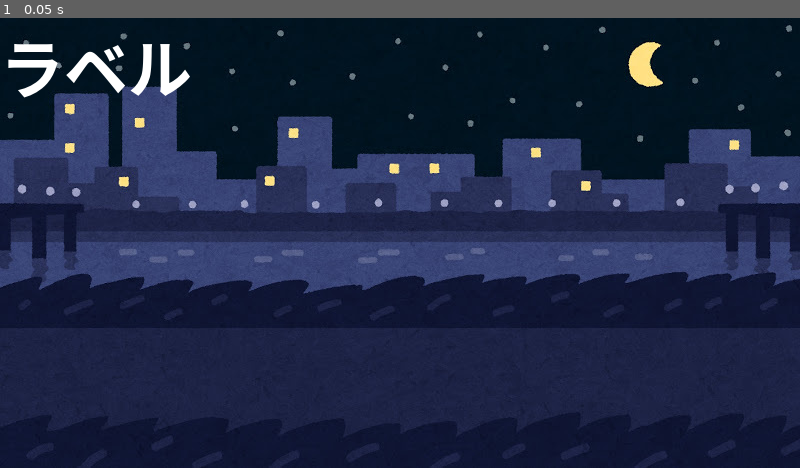
Above: before the commit, frame 1.
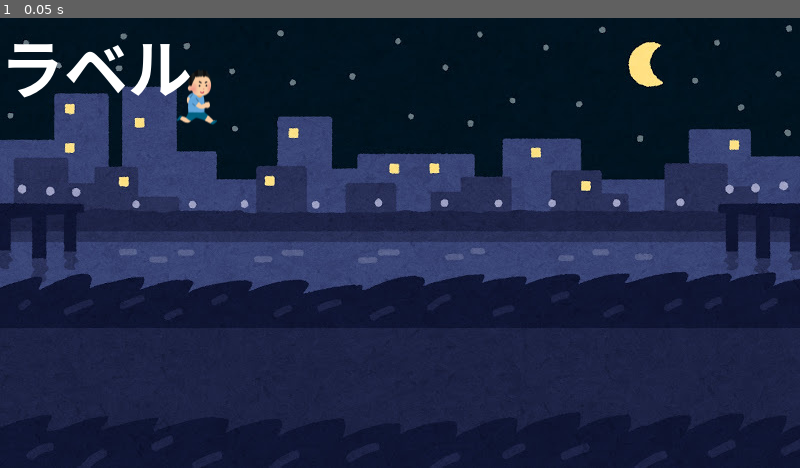
Above: after the commit, the same moment.

Repository: Rio22040/5
Game: Godot game, scene res://my_world.tscn
Two runs of this game, one before a commit and one after it. Both use one fixed random seed, a clock stepped at 60 frames per second and the inputs below. The project has no main scene, so this scene is started directly.
Inputs:
- Up to frame 1 (0.05 s): no input

The runs differ from the first frame. In frame 1, 0.3% of the frame differs, in the area x 22-28%, y 11-24%.

Commit message:
AがTARO追加

Diff:
--- a/game5/my_world.tscn
+++ b/game5/my_world.tscn
@@ -3,9 +3,13 @@
 [ext_resource type="PackedScene" uid="uid://6o7fxp26ru0v" path="res://world.tscn" id="1_cery3"]
 [ext_resource type="Script" uid="uid://wtcnsqp8n6dp" path="res://my_world.gd" id="2_1u75a"]
 [ext_resource type="Texture2D" uid="uid://cu8r7k323oo07" path="res://img/MyWorld.jpg" id="3_asled"]
+[ext_resource type="PackedScene" uid="uid://lnb6otiwxfys" path="res://taro.tscn" id="4_1u75a"]
 
 [node name="MyWorld" unique_id=1137961271 instance=ExtResource("1_cery3")]
 script = ExtResource("2_1u75a")
 
 [node name="Sprite2D" parent="." index="0" unique_id=1597890546]
 texture = ExtResource("3_asled")
+
+[node name="TARO" parent="." index="2" unique_id=1239789849 instance=ExtResource("4_1u75a")]
+position = Vector2(196, 79)
--- /dev/null
+++ b/game5/taro.gd
@@ -0,0 +1,11 @@
+extends Actor
+
+
+# Called when the node enters the scene tree for the first time.
+func _ready() -> void:
+	pass # Replace with function body.
+
+
+# Called every frame. 'delta' is the elapsed time since the previous frame.
+func _process(delta: float) -> void:
+	pass
--- /dev/null
+++ b/game5/taro.tscn
@@ -0,0 +1,18 @@
+[gd_scene format=3 uid="uid://lnb6otiwxfys"]
+
+[ext_resource type="PackedScene" uid="uid://bpyevpyu03sxt" path="res://actor.tscn" id="1_b0wuf"]
+[ext_resource type="Script" uid="uid://4i3mbt1ci3a7" path="res://taro.gd" id="2_13paa"]
+[ext_resource type="Texture2D" uid="uid://8h5l1d6kxh4j" path="res://img/TARO.png" id="2_a0jkj"]
+
+[sub_resource type="CapsuleShape2D" id="CapsuleShape2D_ildj8"]
+radius = 30.0
+height = 70.0
+
+[node name="TARO" unique_id=1239789849 instance=ExtResource("1_b0wuf")]
+script = ExtResource("2_13paa")
+
+[node name="Sprite2D" parent="." index="0" unique_id=712688549]
+texture = ExtResource("2_a0jkj")
+
+[node name="CollisionShape2D" parent="." index="1" unique_id=881902376]
+shape = SubResource("CapsuleShape2D_ildj8")
Not shown, added: game5/taro.gd.uid
